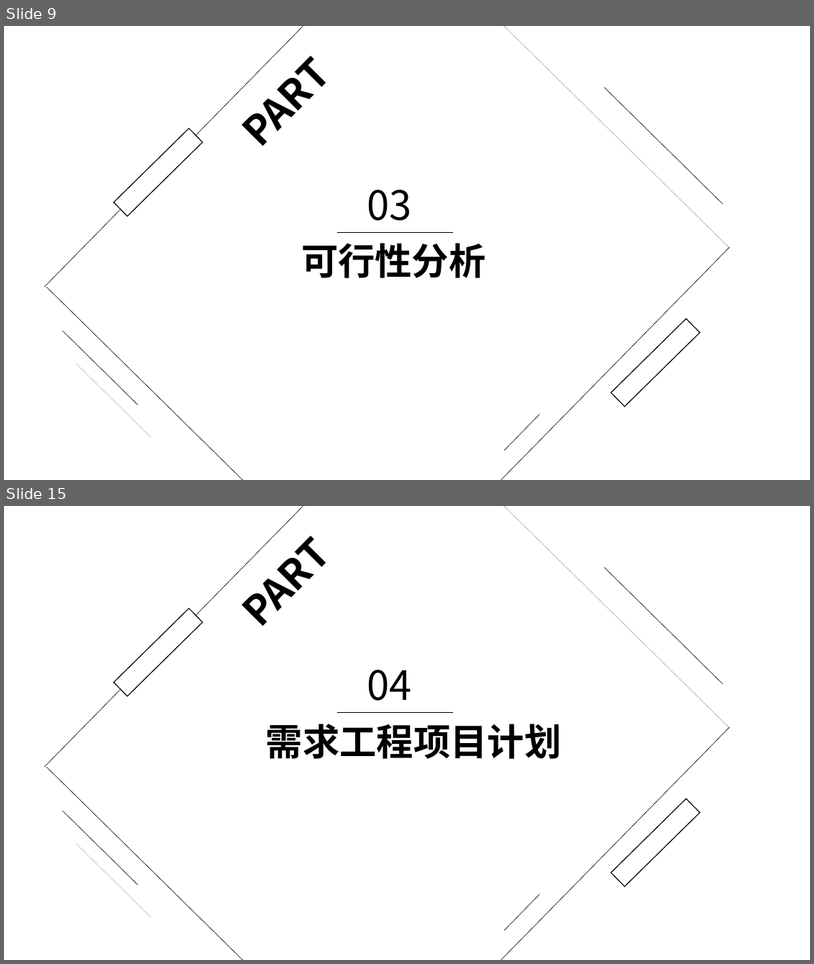
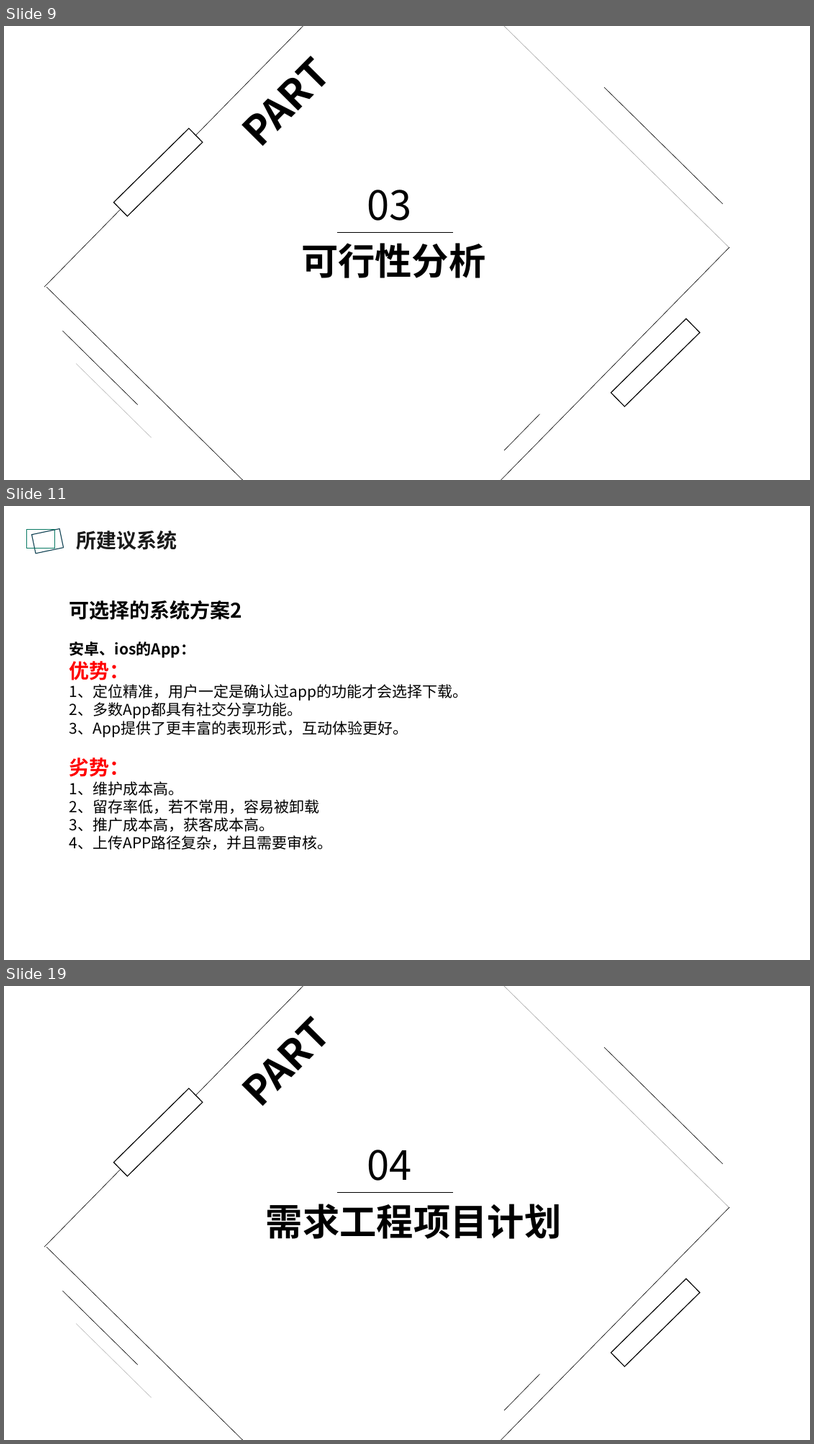
Before and after one commit to PRD2018-G10/TeachingAssistWebsiteProject, a slide deck: 受控文档/2.需求工程项目计划/PRD2018-G10-需求工程项目计划评审.pptx. Shown one above the other, each under a label of ours: slides 9 and 15 before the commit, slides 9, 11 and 19 after it; the slides between them are not shown. The pictures are 814x964 and 814x1444 pixels, drawn with LibreOffice and Linux fonts; fonts in the diff are those of the drawing; background and template pictures are left out. Boxes give left, top, right and bottom in pixels: in the first picture for what was removed or moved away, otherwise in the second. Text is boxed around its words. In the diff, an @@ line names an element or a change of style, - is before the commit and + after.

```diff
--- a/受控文档/2.需求工程项目计划/PRD2018-G10-需求工程项目计划评审.pptx
+++ b/受控文档/2.需求工程项目计划/PRD2018-G10-需求工程项目计划评审.pptx
@@ slide 11 added at [4, 506, 810, 960], background picture (left out) @@
@@ rectangle added at [26, 529, 55, 548], outline #0A7A64 1 pt @@
@@ rectangle added at [32, 529, 64, 554], outline #184858 1 pt @@
@@ text added at [76, 530, 177, 550], 24 pt, text #1A1A1A, bold @@
+所建议系统
@@ text added at [70, 600, 468, 849], 18 pt, text #000000 @@
+可选择的系统方案2
+安卓、ios的App：
+优势：
+1、定位精准，用户一定是确认过app的功能才会选择下载。
+2、多数App都具有社交分享功能。
+3、App提供了更丰富的表现形式，互动体验更好。
+劣势：
+1、维护成本高。
+2、留存率低，若不常用，容易被卸载
+3、推广成本高，获客成本高。
+4、上传APP路径复杂，并且需要审核。
@@ what was slide 15 is now slide 19 @@
```
Also in this commit, not shown: 5 slides changed, 4 other slides added, 3 other files.
